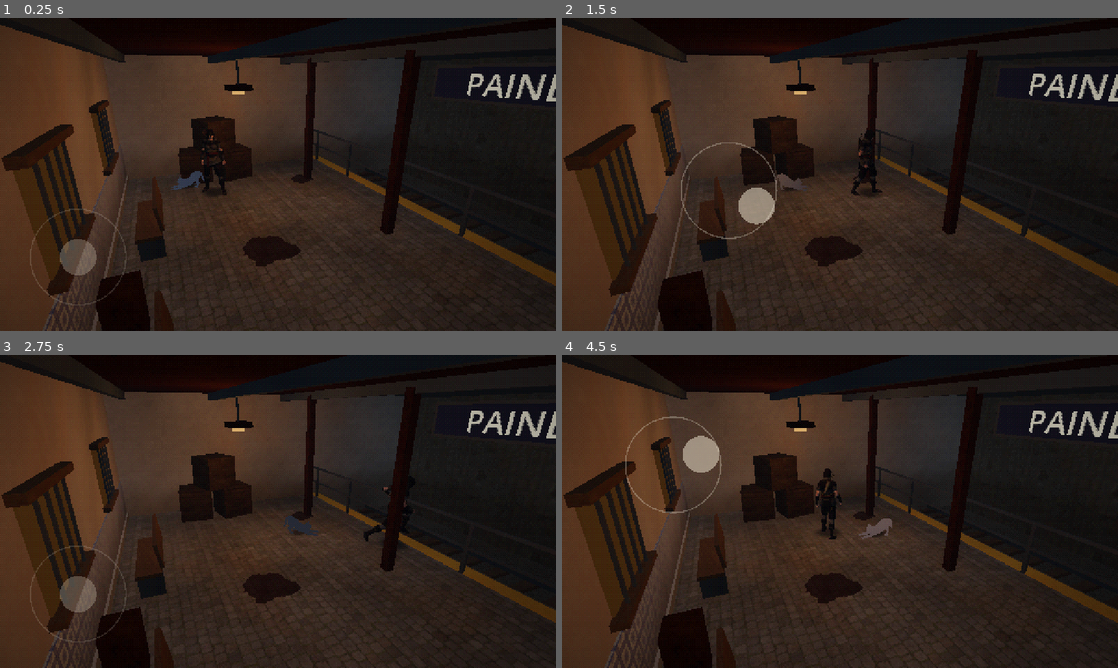
Above: before the commit, frames 1-4 (two rows, left to right).
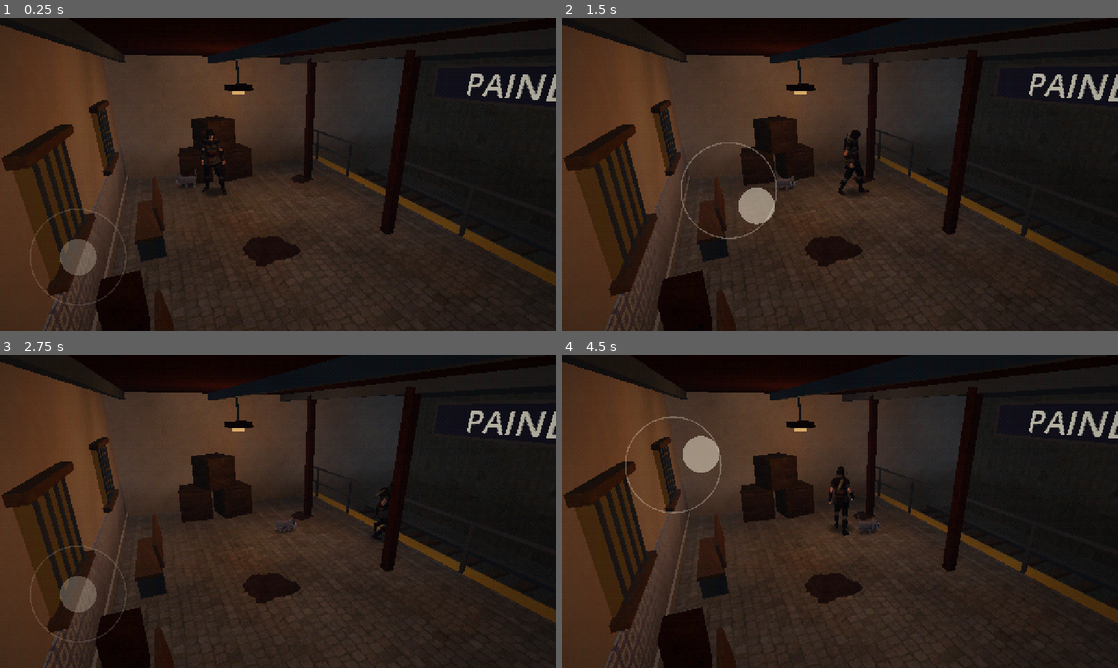
Above: after the commit, the same moments.

Repository: chrisalainibacache/Paine-quest
Game: Godot game, scene res://main.tscn
The game is run twice, just before and just after one commit, with the same random seed, the same clock (stepped at 60 frames per second) and the same inputs.
Inputs (mouse positions are in pixels of both pictures, inside the frame that each line leads up to):
- Up to frame 1 (0.25 s): no input
- Up to frame 2 (1.5 s): tap Enter at 0.5 s; move the mouse to (962, 158) at 0.52 s; hold D (move_right) 0.53-1.25 s; click (962, 158) at 0.67 s; drag from (728, 190) to (812, 237) at 1.27 s
- Up to frame 3 (2.75 s): move the mouse to (333, 442) at 2.02 s; hold D (move_right) from 2.03 s (still down)
- Up to frame 4 (4.5 s): release D (move_right) at 2.75 s; drag from (812, 574) to (673, 464) at 2.77 s; move the mouse to (1006, 558) at 3.52 s; hold A (move_left) 3.53-4.25 s; drag from (673, 464) to (756, 433) at 4.27 s

The runs differ from the first frame. In frame 1, 0.2% of the frame differs, in the area x 30-37%, y 48-55%; in frame 2, 0.7%; in frame 3, 0.3%; in frame 4, 1.1%, in the area x 45-60%, y 35-59%.

Commit message:
Leo con animaciones, trote más natural y dirección inteligente en cortes de cámara
Primer feedback en el teléfono:
- Leo era un modelo estático en pose de estiramiento: ahora es el gato
  animado de Quaternius (gris) con Idle, Walk y Run según la distancia.
- El trote se veía forzado: más lento (2.8 m/s) y animación al 85 %.
- Tras un corte de cámara se mantiene la dirección mientras el stick siga
  igual; al corregirlo más de 30° manda la cámara nueva.
- Pruebas nuevas para Leo y para el corte de cámara (14 en total).

Co-Authored-By: Claude Opus 5.5 <noreply@anthropic.com>
Claude-Session: https://claude.ai/code/session_01JEaRkRBEtcTbxdj5X3J2Qv

Diff:
--- a/actors/companion/leo.gd
+++ b/actors/companion/leo.gd
@@ -1,23 +1,31 @@
 extends CharacterBody3D
-## Leo, la gatita de Cony. Por ahora sólo la sigue a una distancia cómoda
-## (Hito 3: bufar cuando hay infectados cerca).
+## Leo, la gatita de Cony. La sigue a una distancia cómoda, camina o corre
+## según qué tan lejos quedó, y se queda sentada mirando cuando Cony se detiene.
+## (Hito 3: bufar cuando hay infectados cerca.)
 
 const FOLLOW_DISTANCE := 1.3
-const WALK_SPEED := 1.6
-const RUN_SPEED := 3.6
+const WALK_SPEED := 1.4
+const RUN_SPEED := 3.8
 const TURN_SPEED := 8.0
 const GRAVITY := 18.0
+const LOOPING := ["Idle", "Idle_Eating", "Walk", "Run"]
 
 @onready var model: Node3D = $Model
 
 var target: Node3D
-var _step_time := 0.0
+var _anim: AnimationPlayer
+var _current := ""
 
 
 func _ready() -> void:
     collision_layer = 4
     collision_mask = 1
     Player._make_textures_crisp(model)
+    _anim = model.find_children("*", "AnimationPlayer", true, false)[0]
+    for anim_name in LOOPING:
+        if _anim.has_animation(anim_name):
+            _anim.get_animation(anim_name).loop_mode = Animation.LOOP_LINEAR
+    _play("Idle")
 
 
 func _physics_process(delta: float) -> void:
@@ -27,7 +35,7 @@
         to_target.y = 0.0
         var distance := to_target.length()
         if distance > FOLLOW_DISTANCE:
-            var speed := RUN_SPEED if distance > FOLLOW_DISTANCE * 2.5 else WALK_SPEED
+            var speed := RUN_SPEED if distance > FOLLOW_DISTANCE * 2.2 else WALK_SPEED
             move = to_target / distance * minf(speed, (distance - FOLLOW_DISTANCE) * 4.0)
     velocity.x = move.x
     velocity.z = move.z
@@ -37,10 +45,17 @@
     var horizontal := Vector2(velocity.x, velocity.z).length()
     if horizontal > 0.1:
         model.rotation.y = lerp_angle(model.rotation.y, atan2(velocity.x, velocity.z), minf(TURN_SPEED * delta, 1.0))
-        # Trotecito: el modelo no tiene esqueleto, así que se balancea un poco.
-        _step_time += delta * horizontal * 6.0
-        model.position.y = absf(sin(_step_time)) * 0.03
-        model.rotation.z = sin(_step_time) * 0.05
+    if horizontal > WALK_SPEED * 1.4:
+        _play("Run", clampf(horizontal / RUN_SPEED, 0.7, 1.2))
+    elif horizontal > 0.15:
+        _play("Walk", clampf(horizontal / WALK_SPEED, 0.6, 1.3))
     else:
-        model.position.y = lerpf(model.position.y, 0.0, minf(10.0 * delta, 1.0))
-        model.rotation.z = lerpf(model.rotation.z, 0.0, minf(10.0 * delta, 1.0))
+        _play("Idle")
+
+
+func _play(anim_name: String, speed_scale: float = 1.0) -> void:
+    _anim.speed_scale = speed_scale
+    if _current == anim_name:
+        return
+    _current = anim_name
+    _anim.play(anim_name, 0.2)
--- a/actors/companion/leo.tscn
+++ b/actors/companion/leo.tscn
@@ -23,6 +23,7 @@
 shape = SubResource("CapsuleShape3D_1")
 
 [node name="Model" parent="." instance=ExtResource("2_leo")]
+scale = Vector3(0.27, 0.27, 0.27)
 
 [node name="BlobShadow" type="MeshInstance3D" parent="."]
 position = Vector3(0, 0.02, 0)
--- a/actors/player/player.gd
+++ b/actors/player/player.gd
@@ -1,13 +1,19 @@
 class_name Player
 extends CharacterBody3D
 ## Cony. Movimiento relativo a la cámara fija activa, al estilo de los RE
-## modernos con cámaras fijas: la dirección se "congela" mientras el stick
-## sigue empujado, así un corte de cámara no la hace dar media vuelta.
+## modernos con cámaras fijas. Al cortar la cámara, la dirección anterior se
+## mantiene mientras el stick siga apuntando más o menos igual (así Cony no da
+## media vuelta); apenas el jugador corrige el stick, manda la cámara nueva.
 
 const WALK_SPEED := 1.5
-const JOG_SPEED := 3.3
+const JOG_SPEED := 2.8
+## La animación de trote de la biblioteca es muy amplia; un poco más lenta
+## se ve menos forzada.
+const JOG_ANIM_SPEED := 0.85
 ## Bajo este empuje del stick camina; sobre él, trota.
 const JOG_THRESHOLD := 0.75
+## Cuánto hay que girar el stick tras un corte para tomar la cámara nueva.
+const RELOCK_ANGLE := deg_to_rad(30.0)
 const TURN_SPEED := 10.0
 const GRAVITY := 18.0
 const ANIM_BLEND := 0.2
@@ -20,6 +26,10 @@
 ## Base de referencia congelada mientras el stick está empujado.
 var _reference: Basis = Basis.IDENTITY
 var _reference_locked := false
+## Stick en el momento del último corte de cámara (mientras se mantiene).
+var _input_at_cut := Vector2.ZERO
+var _cut_pending := false
+var _last_input := Vector2.ZERO
 var _current_anim := ""
 
 
@@ -34,6 +44,9 @@
 
 func set_camera(camera: Camera3D) -> void:
     _camera = camera
+    if _reference_locked:
+        _input_at_cut = _last_input
+        _cut_pending = true
 
 
 func _physics_process(delta: float) -> void:
@@ -42,9 +55,15 @@
 
     if strength < 0.15:
         _reference_locked = false
+        _cut_pending = false
     elif not _reference_locked and _camera:
         _reference = _flat_basis(_camera.global_basis)
         _reference_locked = true
+    elif _cut_pending and absf(input.angle_to(_input_at_cut)) > RELOCK_ANGLE:
+        # El jugador corrigió el stick: ahora manda la cámara nueva.
+        _reference = _flat_basis(_camera.global_basis)
+        _cut_pending = false
+    _last_input = input
 
     var direction := Vector3.ZERO
     if strength >= 0.15:
@@ -67,7 +86,7 @@
     elif speed == WALK_SPEED:
         _play("Walk", clampf(strength / JOG_THRESHOLD, 0.6, 1.0))
     else:
-        _play("Jog_Fwd")
+        _play("Jog_Fwd", JOG_ANIM_SPEED)
 
 
 func get_current_animation() -> String:
--- a/tests/smoke_test.gd
+++ b/tests/smoke_test.gd
@@ -31,6 +31,33 @@
     Input.action_release(&"move_left")
     await _seconds(0.3)
     _check(player.get_current_animation() == "Idle", "vuelve a Idle al soltar")
+
+    # Leo la sigue con animación (no una pose fija).
+    var leo: Node3D = main.leo
+    player.global_position = leo.global_position + Vector3(4.0, 0.0, 0.0)
+    await _seconds(0.4)
+    _check(leo._current in ["Walk", "Run"], "Leo camina/corre al seguirla (está: %s)" % leo._current)
+
+    # Corte de cámara con el stick sostenido: la dirección se mantiene...
+    var cameras: Array = room.find_children("*", "CameraZone", true, false)
+    player.global_position = Vector3(-2.0, 0.05, 2.5)
+    player.set_camera(cameras[0].get_camera())
+    Input.action_press(&"move_right", 1.0)
+    await _seconds(0.3)
+    var before := Vector3(player.velocity.x, 0, player.velocity.z).normalized()
+    player.set_camera(cameras[1].get_camera())
+    await _seconds(0.2)
+    var after := Vector3(player.velocity.x, 0, player.velocity.z).normalized()
+    _check(before.dot(after) > 0.95, "tras el corte, la dirección se mantiene con el stick quieto")
+    # ...y al girar el stick manda la cámara nueva.
+    Input.action_release(&"move_right")
+    Input.action_press(&"move_forward", 1.0)
+    await _seconds(0.2)
+    var expected := -Player._flat_basis(cameras[1].get_camera().global_basis).z
+    var now := Vector3(player.velocity.x, 0, player.velocity.z).normalized()
+    _check(now.dot(expected) > 0.95, "al corregir el stick, se usa la cámara nueva")
+    Input.action_release(&"move_forward")
+    await _seconds(0.3)
 
     # Corte de cámara al cruzar a la otra mitad del andén.
     var first_camera := room.get_active_camera()
--- /dev/null
+++ b/tools/convert_leo.gd
@@ -0,0 +1,33 @@
+# Herramienta de conversión de assets (se usó una vez; se guarda como registro).
+# Se ejecuta en un proyecto temporal junto a cat_quaternius.glb.
+extends SceneTree
+# Gato Quaternius (CC0) -> Leo: pelaje gris, nombres de animación cortos.
+func _init():
+    var n: Node = (load("res://cat_quaternius.glb") as PackedScene).instantiate()
+    var ap: AnimationPlayer = n.find_children("*", "AnimationPlayer", true, false)[0]
+    var lib := ap.get_animation_library(&"")
+    for a in lib.get_animation_list():
+        var short := String(a).get_slice("|", String(a).get_slice_count("|") - 1)
+        lib.rename_animation(a, short)
+    print(ap.get_animation_list())
+    for m: MeshInstance3D in n.find_children("*", "MeshInstance3D", true, false):
+        var mat := m.get_active_material(0) as StandardMaterial3D
+        var img := mat.albedo_texture.get_image()
+        if img.is_compressed(): img.decompress()
+        img.convert(Image.FORMAT_RGBA8)
+        for y in img.get_height():
+            for x in img.get_width():
+                var c := img.get_pixel(x, y)
+                var l := c.get_luminance()
+                var g := Color(l, l, l * 1.04, c.a) * 0.9
+                img.set_pixel(x, y, c.lerp(g, 0.88))
+        var new_mat := StandardMaterial3D.new()
+        new_mat.albedo_texture = ImageTexture.create_from_image(img)
+        new_mat.roughness = 1.0
+        m.mesh.surface_set_material(0, new_mat)
+        m.set_surface_override_material(0, null)
+    var doc := GLTFDocument.new()
+    var state := GLTFState.new()
+    print("append ", doc.append_from_scene(n, state))
+    print("write ", doc.write_to_filesystem(state, "res://out_leo.glb"))
+    quit()
Not shown, changed: assets/characters/leo/LICENSE.txt
Binary file changed: assets/characters/leo/leo.glb
Binary file added: assets/characters/leo/leo__albedo.png
Not shown, added: assets/characters/leo/leo__albedo.png.import
Not shown, added: tools/convert_leo.gd.uid
Not shown, changed: docs/ASSETS.md
Not shown, changed: docs/ROADMAP.md
